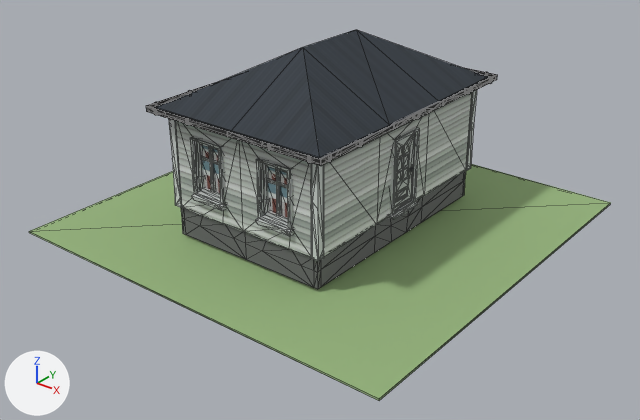
The glTF model packages/client/public/assets/models/buildings/house.glb as it was, and as the next commit left it.
Before and after are seen from a 50 mm camera at (37.9, -48.6, 30.5) aimed at (1.0, -2.4, 1.9). Lighting does not change. The marker at lower left points along +X, +Y and +Z. The picture after the commit comes second. Mesh edges are drawn as thin lines. Vertices at exactly the same position are counted once.

The scene before the commit, as lines of its bpy script (objects in view):
```python
me_cube_001 = bpy.data.meshes.new('Cube.001')
me_cube_001.from_pydata(...)  # a box spanning x -16.0..16.0, y -16.0..16.0, z -0.2..0.0
me_cube_001.materials.append(mat_ground_grass)  # green #95b37c
me_mesh = bpy.data.meshes.new('Mesh')
me_mesh.from_pydata(...)  # 1795 vertices, 3084 faces; spans x -7.7..7.7, y -10.8..10.8, z 0.0..14.0
me_mesh.materials.append(mat_polygontown_texture_01_a)  # picture img_polygontown_texture_01_a
ob_ground = bpy.data.objects.new('Ground', me_cube_001)
ob_ground.location = (0.0, 0.0, 0.15)
ob_house = bpy.data.objects.new('House', me_mesh)
ob_house.location = (0.0, 0.0, 0.15)
```
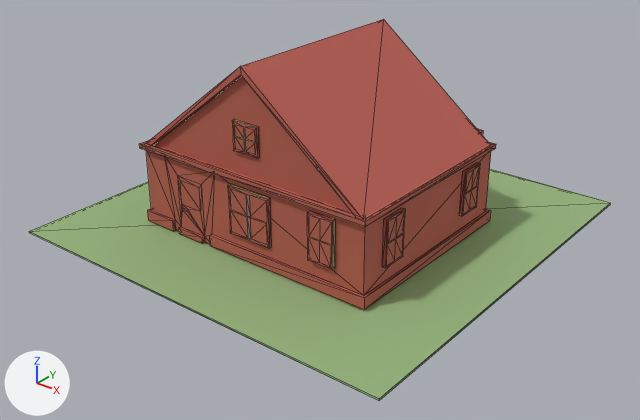
Pixel boxes [x1, y1, x2, y2] of what changed, in the pictures (640 x 420 px):
```json
{"object": "House", "change": "reshaped, recoloured", "before": [146, 30, 497, 289], "after": [139, 19, 496, 310], "on screen": "12% taller"}
{"part": 1, "of": "me_mesh", "change": "rebuilt", "before": [146, 30, 497, 288], "after": [146, 19, 489, 219], "on screen": "22% shorter"}
{"part": 2, "of": "me_mesh", "change": "deleted", "before": [153, 72, 492, 236]}
{"part": 3, "of": "me_mesh", "change": "reshaped", "before": [169, 119, 324, 289], "after": [139, 119, 496, 310]}
```

The change, as JSON lines over the scene's bpy script:
```json
{"op": "add", "block": "img_house_01", "code": ["img_house_01 = load_image('House_01', '_unpacked/House_01', 512, 512, 'sRGB')"]}
{"op": "add", "block": "mat_house_01", "code": ["mat_house_01 = principled_material('House_01')", "mat_house_01.texture = img_house_01", "mat_house_01.roughness = 0.85"]}
{"block": "me_mesh", "where": "# used by ob_house; location = (0.0, 0.0, 0.15)"}
{"op": "remove", "block": "me_mesh", "code": "me_mesh.from_pydata(...)  # 1795 vertices, 3084 faces; spans x -7.7..7.7, y -10.8..10.8, z 0.0..14.0"}
{"op": "remove", "block": "me_mesh", "code": "me_mesh.materials.append(mat_polygontown_texture_01_a)  # picture img_polygontown_texture_01_a"}
{"op": "add", "block": "me_mesh", "code": "me_mesh.from_pydata(...)  # 454 vertices, 753 faces; spans x -10.2..10.2, y -9.6..9.6, z 0.2..14.2"}
{"block": "me_mesh", "change": "me_mesh part 1: the loose piece of 386 vertices spanning x -7.7..7.7, y -10.7..10.7, z 0.2..14.0 is rebuilt with 30 vertices and now spans x -10.0..10.0, y -9.3..8.5, z 6.4..14.2, in mat_house_01 (picture img_house_01)"}
{"block": "me_mesh", "change": "me_mesh part 2: 51 loose pieces with 1353 vertices, spanning x -7.7..7.7, y -10.8..10.8, z 0.0..10.3, are deleted"}
{"block": "me_mesh", "change": "me_mesh part 3: 56 vertices removed from x -6.6..6.6, y -9.7..-9.1, z 0.2..9.8; 328 vertices added at x -10.2..10.2, y -9.6..9.6, z 0.2..10.9"}
{"block": "me_mesh", "change": "other edits to the shape of me_mesh do not show in these pictures"}
{"op": "add", "block": "me_mesh", "code": "me_mesh.materials.append(mat_house_01)  # picture img_house_01"}
```
